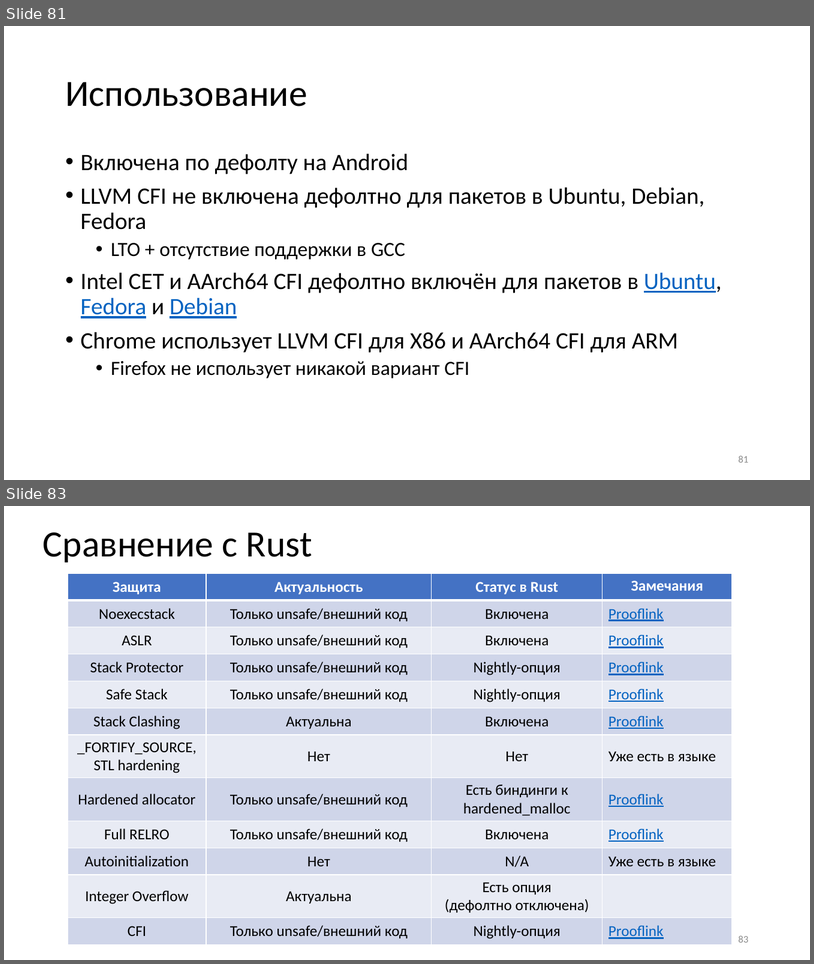
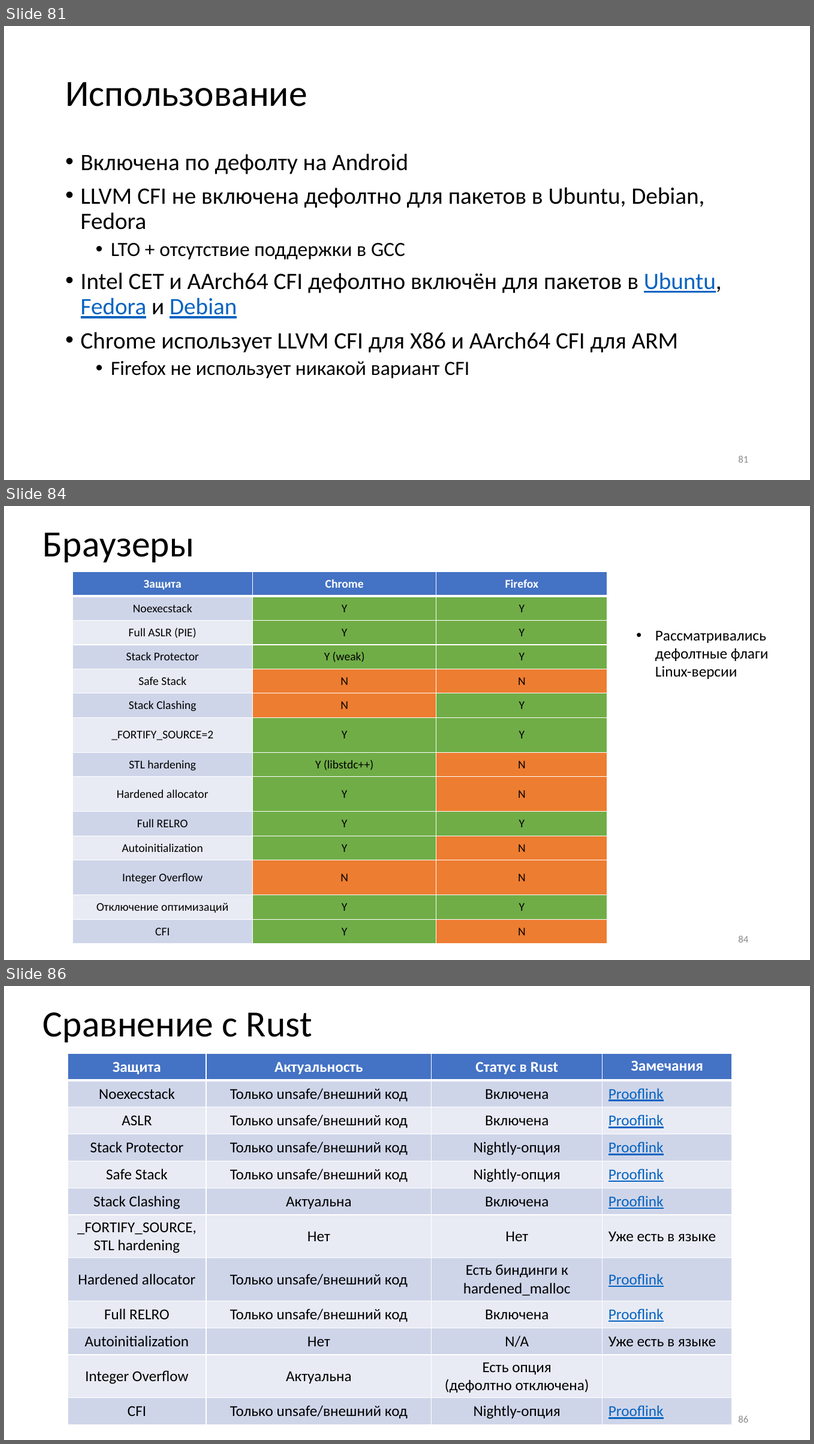
Before and after one commit to yugr/slides, a slide deck: CppZeroCost/2025/RU.pptx. Shown one above the other, each under a label of ours: slides 81 and 83 before the commit, slides 81, 84 and 86 after it; the slides between them are not shown. The pictures are 814x964 and 814x1444 pixels, drawn with LibreOffice and Linux fonts; fonts in the diff are those of the drawing. Boxes give left, top, right and bottom in pixels: in the first picture for what was removed or moved away, otherwise in the second. Text is boxed around its words. In the diff, an @@ line names an element or a change of style, - is before the commit and + after.

Commit message:
WIP adding diagrams for hardening uses.

```diff
--- a/CppZeroCost/2025/RU.pptx
+++ b/CppZeroCost/2025/RU.pptx
@@ slide 84 added at (4,506,810,960), background #FFFFFF @@
@@ title added at (43,532,194,562), 44 pt, text #000000 @@
+Браузеры
@@ table added at (72,572,608,943), 14 rows, 3 columns @@
+Защита | Chrome | Firefox
+Noexecstack | Y | Y
+Full ASLR (PIE) | Y | Y
+Stack Protector | Y (weak) | Y
+Safe Stack | N | N
+Stack Clashing | N | Y
+_FORTIFY_SOURCE=2 | Y | Y
+STL hardening | Y (libstdc++) | N
+Hardened allocator | Y | N
+Full RELRO | Y | Y
+Autoinitialization | Y | N
+Integer Overflow | N | N
+Отключение оптимизаций | Y | Y
+CFI | Y | N
@@ text added at (656,630,768,679), 18 pt, text #000000 @@
+• Рассматривались дефолтные флаги Linux-версии
@@ page number added at (738,935,749,942), 12 pt, text #8C8C8C @@
+84
@@ what was slide 83 is now slide 86 @@
@@ page number at (738,1415,749,1422): text changed @@
-83
+86
```
Also in this commit, not shown: 3 other slides added, 1 slide removed, 1 other file.
